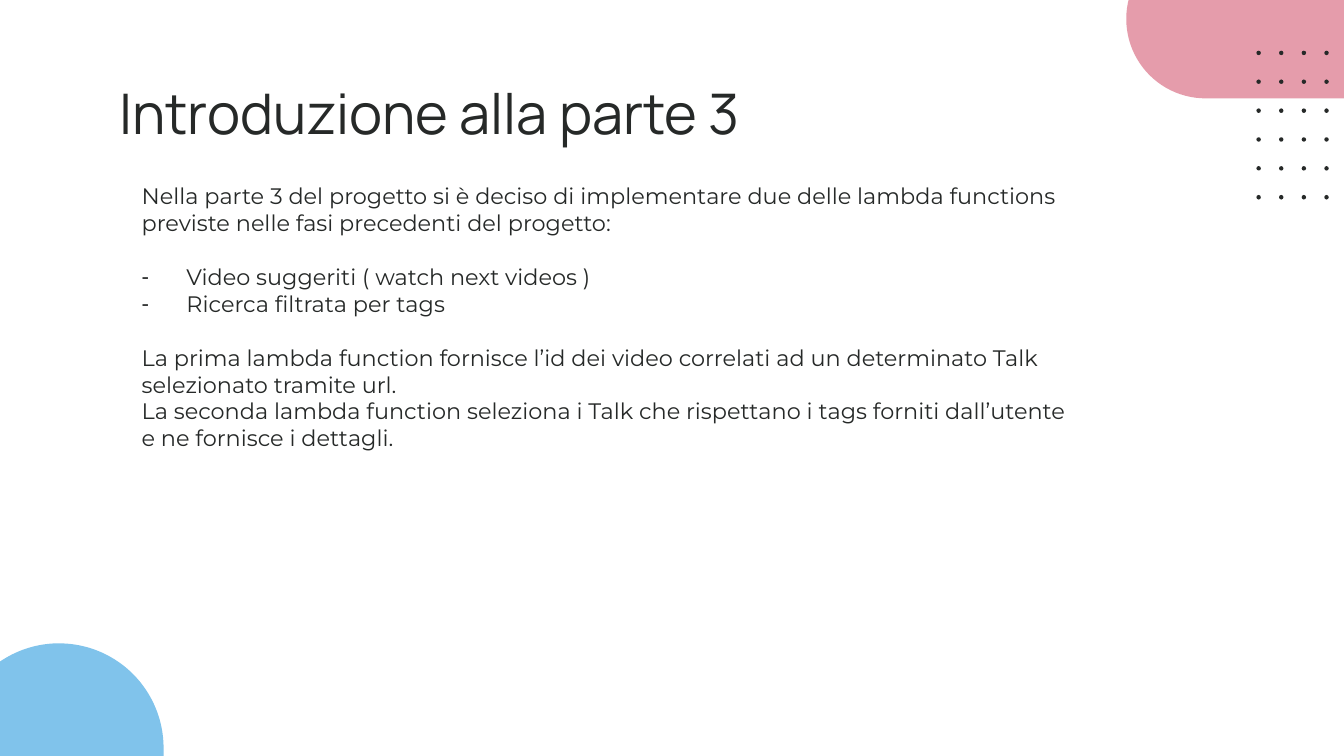
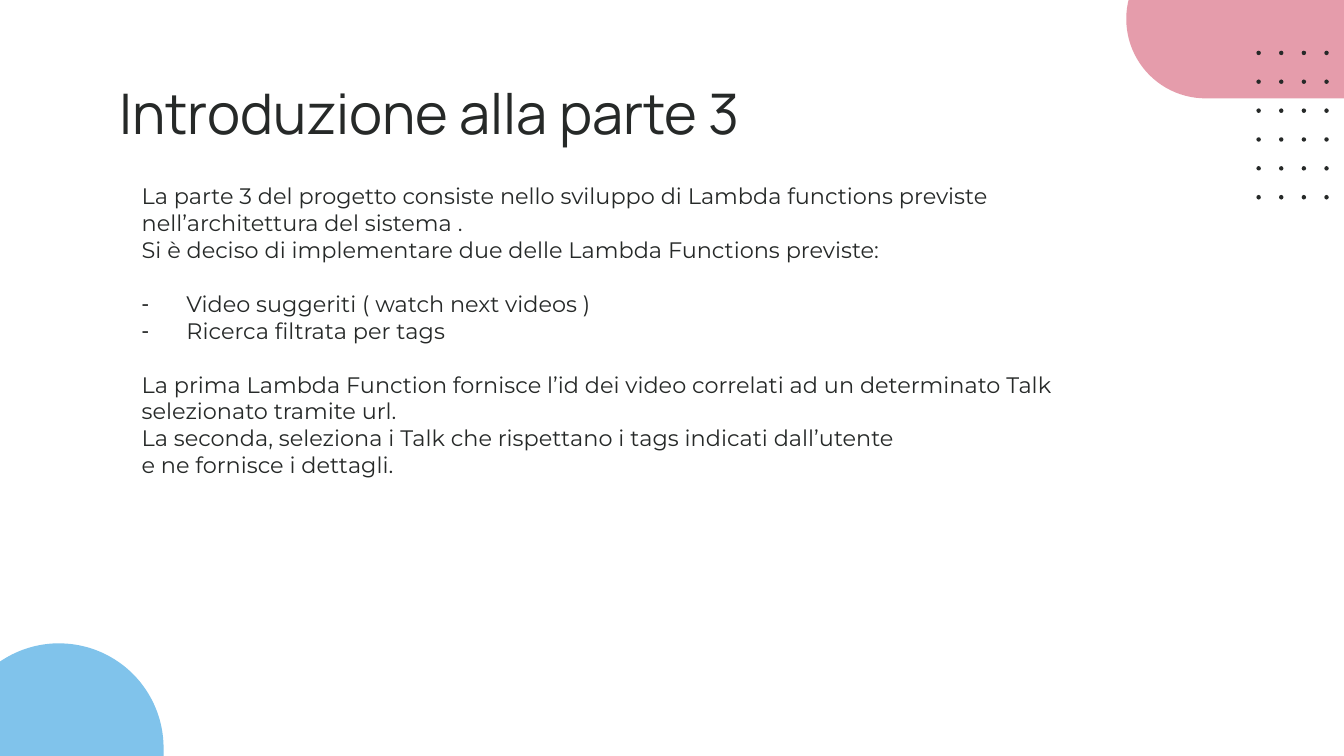
Before and after one commit to giotentori/unibg_cloud_and_mobile, a slide deck: slide 25 of Progetto_TCM/Progetto3.0/CommuniTEDx_3.0.pptx. Drawn at 1344x756 pixels with LibreOffice and Linux fonts; fonts in the diff are those of the drawing. Boxes give left, top, right and bottom in pixels: in the first picture for what was removed or moved away, otherwise in the second. Text is boxed around its words. In the diff, an @@ line names an element or a change of style, - is before the commit and + after.

```diff
--- a/Progetto_TCM/Progetto3.0/CommuniTEDx_3.0.pptx
+++ b/Progetto_TCM/Progetto3.0/CommuniTEDx_3.0.pptx
@@ text at <box>142,187,987,263</box>: text changed @@
-Nella parte 3 del progetto si è deciso di implementare due delle lambda functions previste nelle fasi precedenti del progetto:
+La parte 3 del progetto consiste nello sviluppo di Lambda functions previste nell’architettura del sistema .
+Si è deciso di implementare due delle Lambda Functions previste:
@@ text at <box>142,376,1051,451</box>: text changed @@
-La prima lambda function fornisce l’id dei video correlati ad un determinato Talk selezionato tramite url.
-La seconda lambda function seleziona i Talk che rispettano i tags forniti dall’utente
+La prima Lambda Function fornisce l’id dei video correlati ad un determinato Talk selezionato tramite url.
+La seconda, seleziona i Talk che rispettano i tags indicati dall’utente
```
Also in this commit, not shown: 4 other slides changed.
